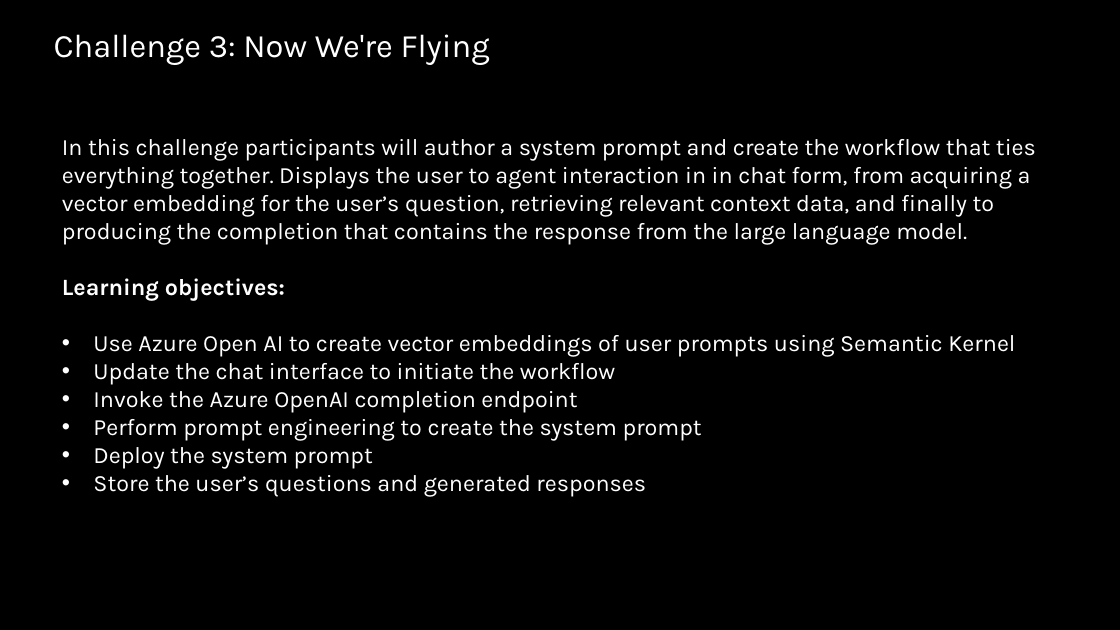
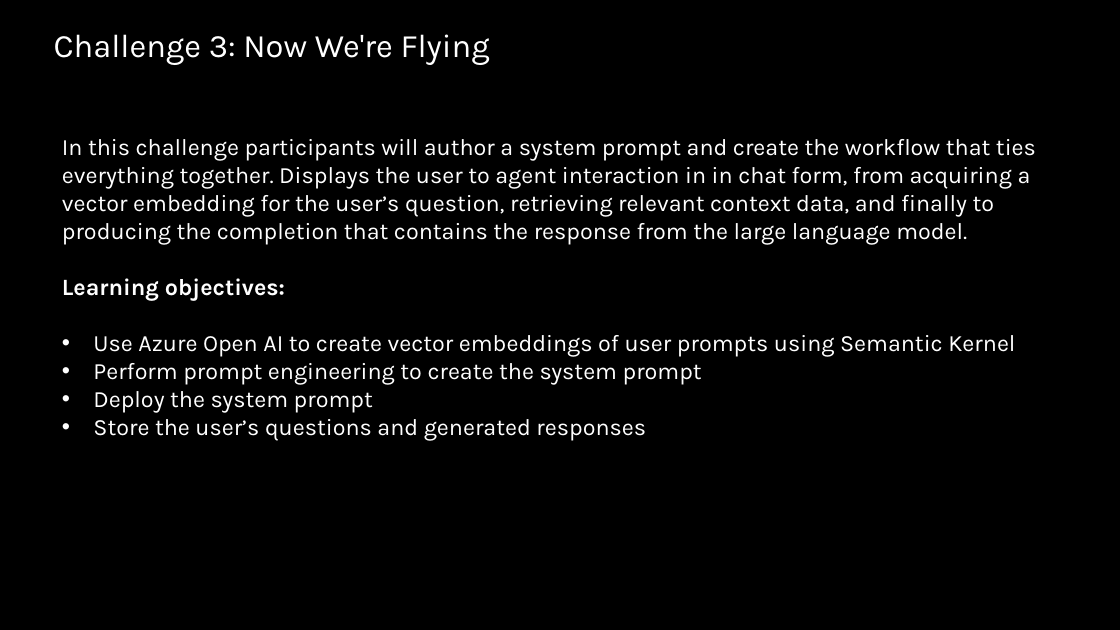
Before and after one commit to Azure/Build-Modern-AI-Apps-Hackathon, a slide deck: slide 15 of OpenAI_Cosmos_DB_Tech_Scenario_Attendee_Coach_Deck.pptx. Drawn at 1120x630 pixels with LibreOffice and Linux fonts; fonts in the diff are those of the drawing; background and template pictures are left out. Boxes give left, top, right and bottom in pixels: in the first picture for what was removed or moved away, otherwise in the second. Text is boxed around its words. In the diff, an @@ line names an element or a change of style, - is before the commit and + after.

```diff
--- a/OpenAI_Cosmos_DB_Tech_Scenario_Attendee_Coach_Deck.pptx
+++ b/OpenAI_Cosmos_DB_Tech_Scenario_Attendee_Coach_Deck.pptx
@@ text at (93,363,615,413): paragraphs removed @@
-• Update the chat interface to initiate the workflow
-• Invoke the Azure OpenAI completion endpoint
```
Also in this commit, not shown: 2 other slides changed, 2 other files.
